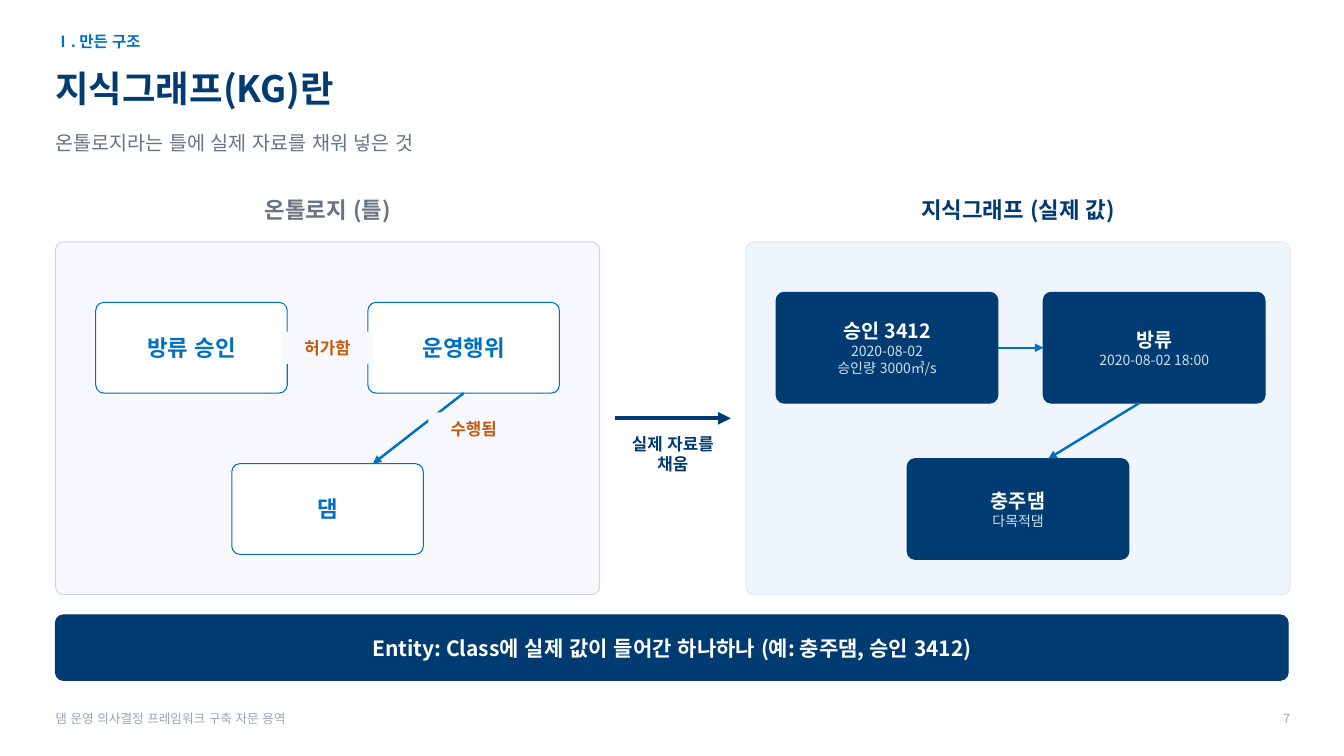
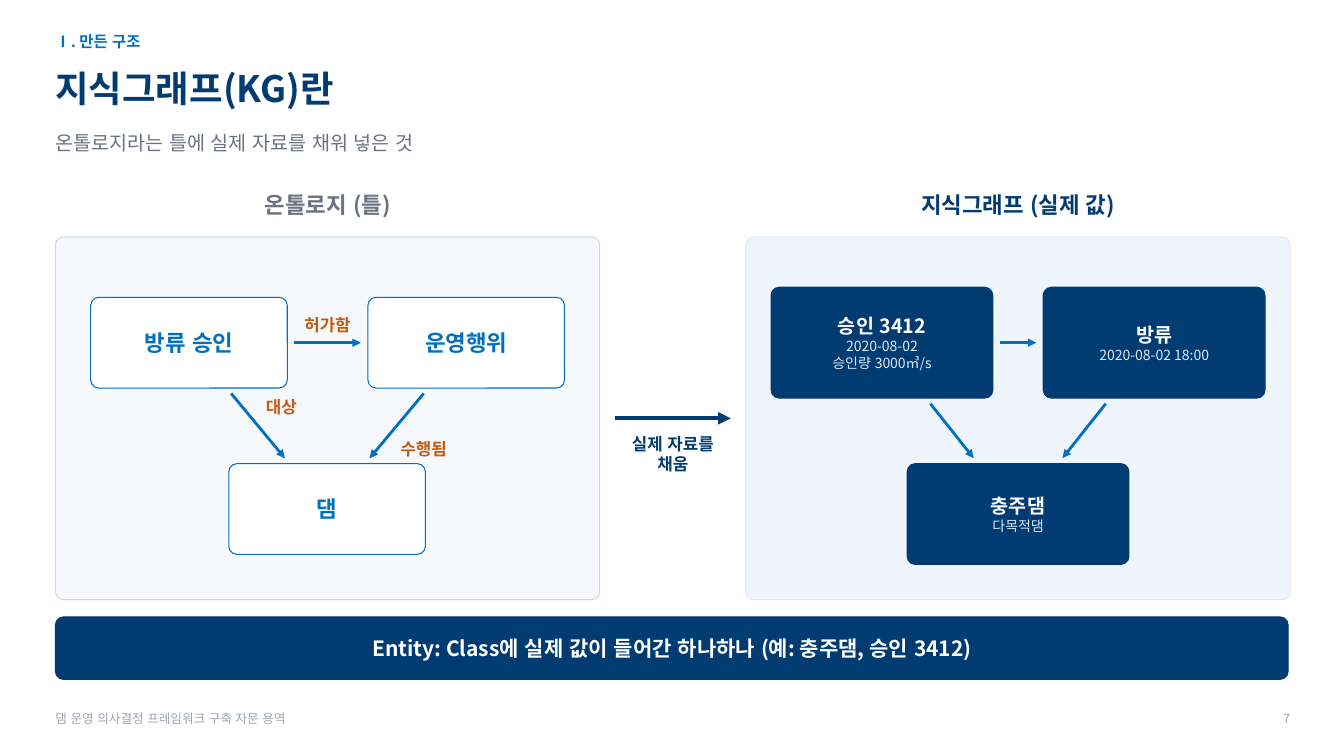
Before and after one commit to mkm1119/KGRAG-LLM, a slide deck: slide 7 of project_khnp/2026.11.26_한강수력본부_발표자료_초안.pptx. Drawn at 1344x756 pixels with LibreOffice and Linux fonts; fonts in the diff are those of the drawing; background and template pictures are left out. Boxes give left, top, right and bottom in pixels: in the first picture for what was removed or moved away, otherwise in the second. Text is boxed around its words. In the diff, an @@ line names an element or a change of style, - is before the commit and + after.

```diff
--- a/project_khnp/2026.11.26_한강수력본부_발표자료_초안.pptx
+++ b/project_khnp/2026.11.26_한강수력본부_발표자료_초안.pptx
@@ rounded rectangle: place and size @@
-rounded rectangle at bbox=[55, 242, 600, 595]
+rounded rectangle at bbox=[55, 237, 600, 600]
@@ proportions changed in 3 elements at bbox=[55, 617, 1289, 680], bbox=[55, 237, 600, 600], bbox=[746, 237, 1291, 600] @@
@@ rounded rectangle: place and size @@
-rounded rectangle at bbox=[746, 242, 1291, 595]
+rounded rectangle at bbox=[746, 237, 1291, 600]
@@ text "방류 승인": place and size @@
-text "방류 승인" at bbox=[147, 337, 236, 358]
+text "방류 승인" at bbox=[145, 332, 233, 353]
@@ rounded rectangle: place and size @@
-rounded rectangle at bbox=[96, 302, 287, 393]
+rounded rectangle at bbox=[91, 297, 287, 388]
@@ text "운영행위": place and size @@
-text "운영행위" at bbox=[423, 337, 505, 358]
+text "운영행위" at bbox=[425, 332, 507, 353]
@@ rounded rectangle: place and size @@
-rounded rectangle at bbox=[368, 302, 560, 393]
+rounded rectangle at bbox=[368, 297, 565, 388]
@@ rounded rectangle: place and size @@
-rounded rectangle at bbox=[776, 292, 998, 403]
+rounded rectangle at bbox=[771, 287, 993, 398]
@@ 2 texts, 1 rounded rectangle: place and size @@
-2 texts, 1 rounded rectangle at bbox=[265, 199, 1265, 403]
+2 texts, 1 rounded rectangle at bbox=[265, 194, 1265, 398]
@@ text "허가함": place and size @@
-text "허가함" at bbox=[282, 332, 373, 364]
+text "허가함" at bbox=[304, 317, 350, 333]
@@ text "허가함" at bbox=[304, 317, 350, 333]: fill #F6F8FB to none @@
@@ arrow added from (294, 343) to (361, 343), #0070C0 2 pt @@
@@ text at bbox=[832, 340, 932, 371]: text colour #CFE0F2 to #DCE9F7 in "2020-08-02", "승인량 3000㎥/s" @@
@@ arrow moved from (998, 348) - (1044, 348) to (1000, 343) - (1036, 343) @@
@@ arrow (1000, 343) - (1036, 343): stroke #0070C0 1.75 pt to #0070C0 2 pt @@
@@ text at bbox=[1099, 349, 1209, 360]: text colour #CFE0F2 to #DCE9F7 in "2020-08-02 18:00" @@
@@ arrow added from (231, 393) to (285, 459), #0070C0 2 pt @@
@@ text added at bbox=[266, 399, 297, 415], 12 pt, text #C55A11, bold @@
+대상
@@ arrow moved from (464, 393) - (373, 464) to (423, 393) - (370, 459) @@
@@ arrow (423, 393) - (370, 459): stroke #0070C0 1.75 pt to #0070C0 2 pt @@
@@ arrow added from (931, 403) to (974, 459), #0070C0 2 pt @@
@@ arrow moved from (1139, 403) - (1049, 459) to (1106, 403) - (1063, 459) @@
@@ arrow (1106, 403) - (1063, 459): stroke #0070C0 1.75 pt to #0070C0 2 pt @@
@@ text "수행됨": place and size @@
-text "수행됨" at bbox=[451, 421, 497, 437]
+text "수행됨" at bbox=[401, 441, 447, 457]
@@ rounded rectangle: place and size @@
-rounded rectangle at bbox=[907, 459, 1129, 560]
+rounded rectangle at bbox=[907, 464, 1129, 565]
@@ text at bbox=[992, 519, 1043, 532]: text colour #CFE0F2 to #DCE9F7 in "다목적댐" @@
```
Also in this commit, not shown: 13 other slides changed, 1 slide added, 1 slide removed, 5 other files.
